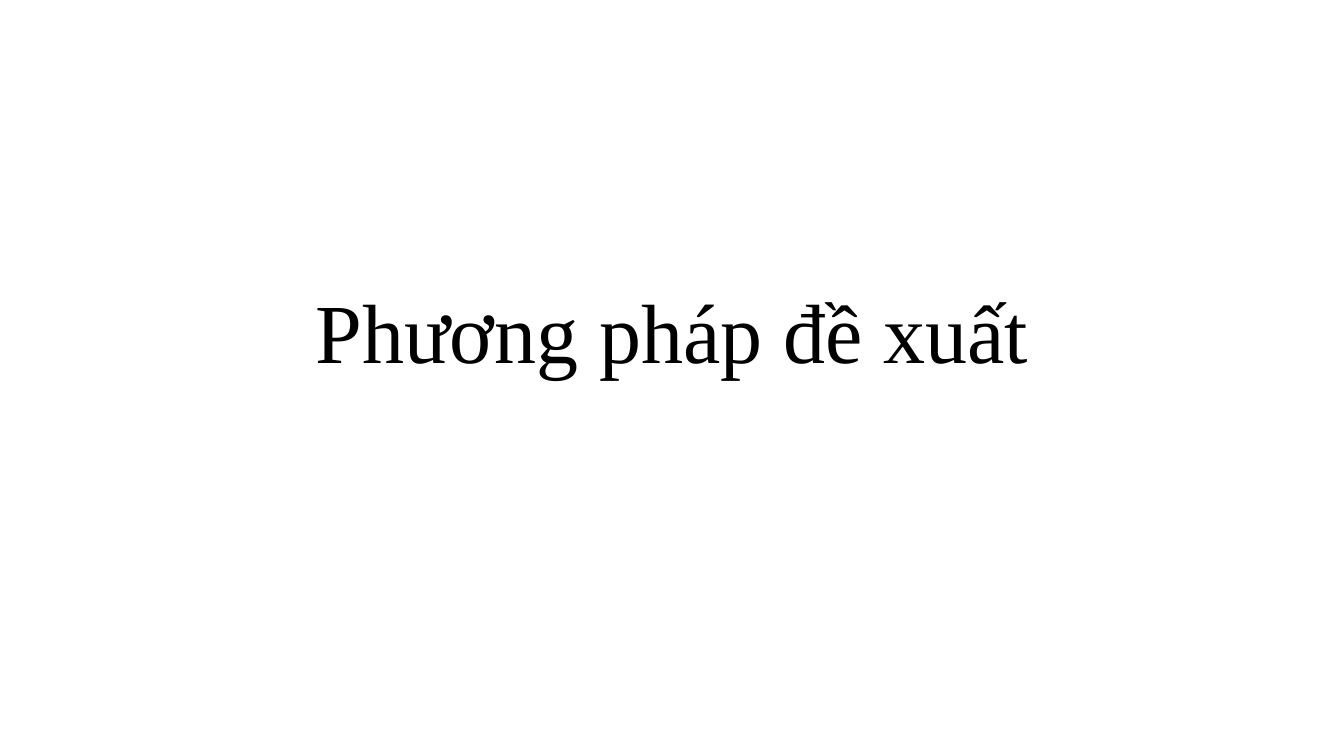
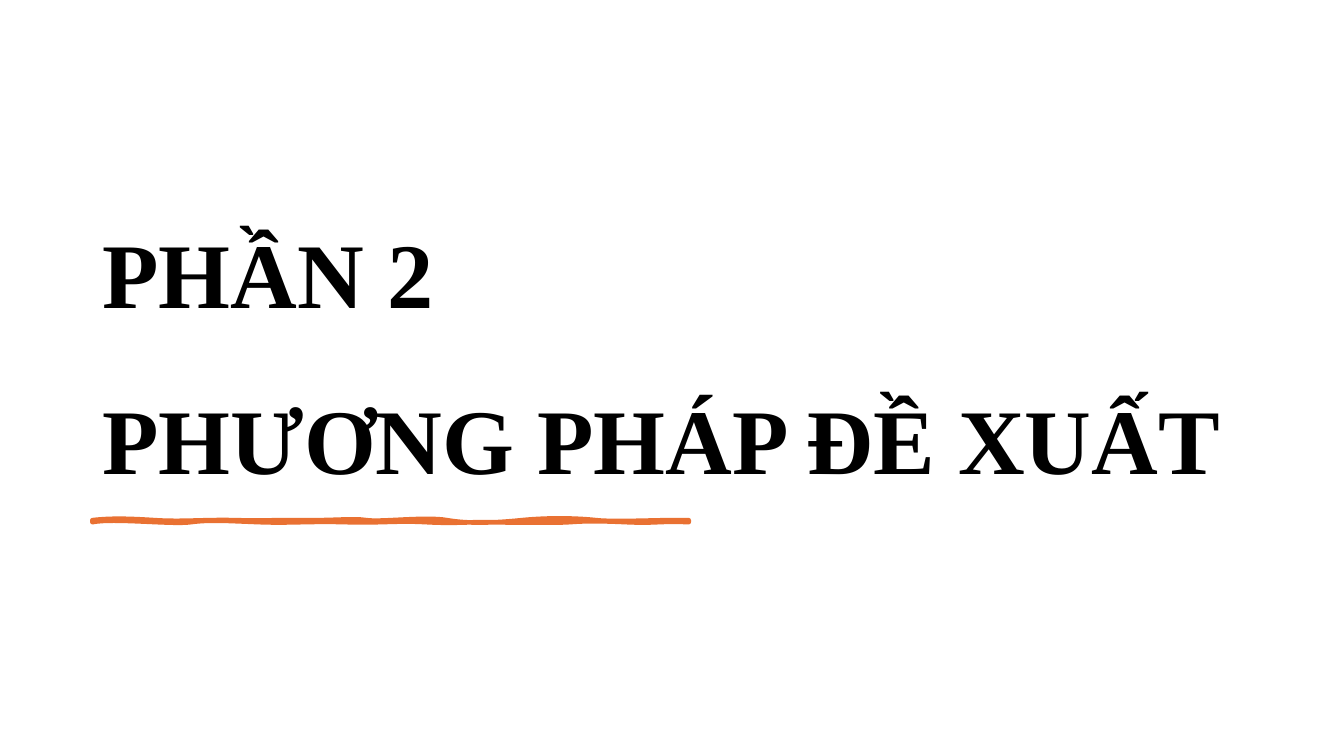
Before and after one commit to ngovanuc/Vietnamese_History_Chatbot, a slide deck: slide 7 of documents/slide bao cao.pptx (slide 6 before the commit). Drawn at 1344x756 pixels with LibreOffice and Linux fonts; fonts in the diff are those of the drawing. Boxes give left, top, right and bottom in pixels: in the first picture for what was removed or moved away, otherwise in the second. Text is boxed around its words. In the diff, an @@ line names an element or a change of style, - is before the commit and + after.

```diff
--- a/documents/slide bao cao.pptx
+++ b/documents/slide bao cao.pptx
@@ title at <box>102,236,1220,475</box>: text changed; size 60 to 66 pt; bold on @@
-Phương pháp đề xuất
+PHẦN 2
+PHƯƠNG PHÁP ĐỀ XUẤT
@@ freeform shape added at <box>93,520,690,522</box>, fill #E97132, outline #E97132 3.25 pt @@
```
Also in this commit, not shown: 31 other slides changed, 3 slides added, 3 slides removed.
